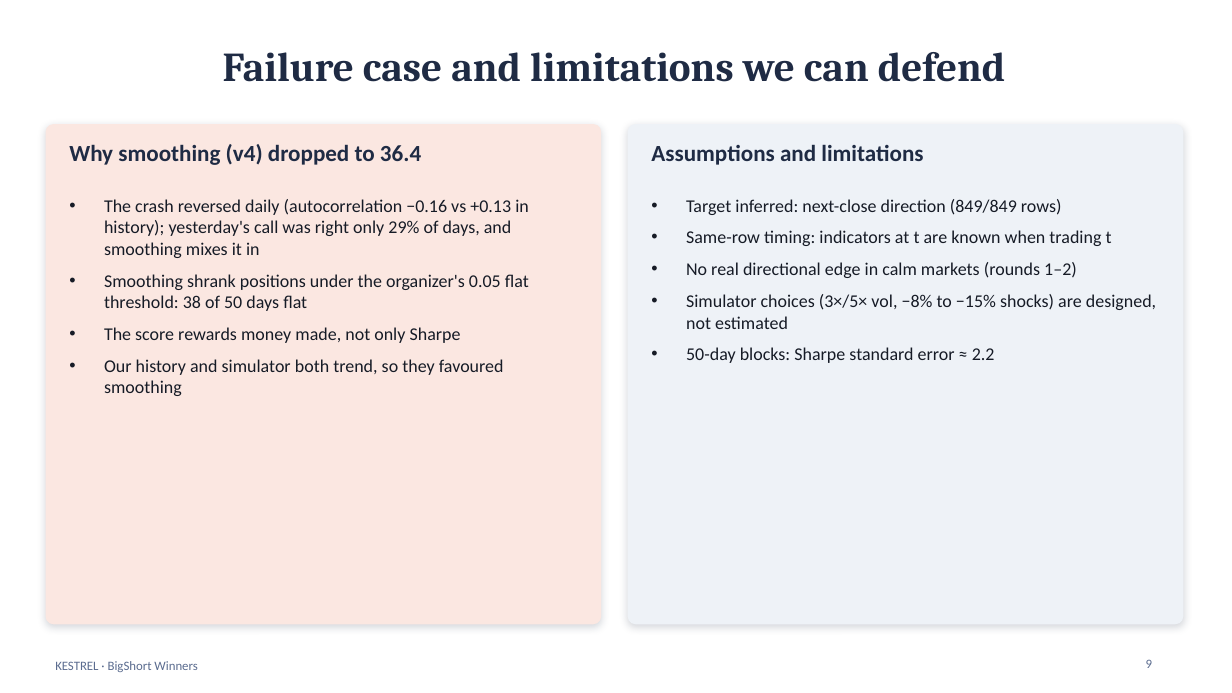
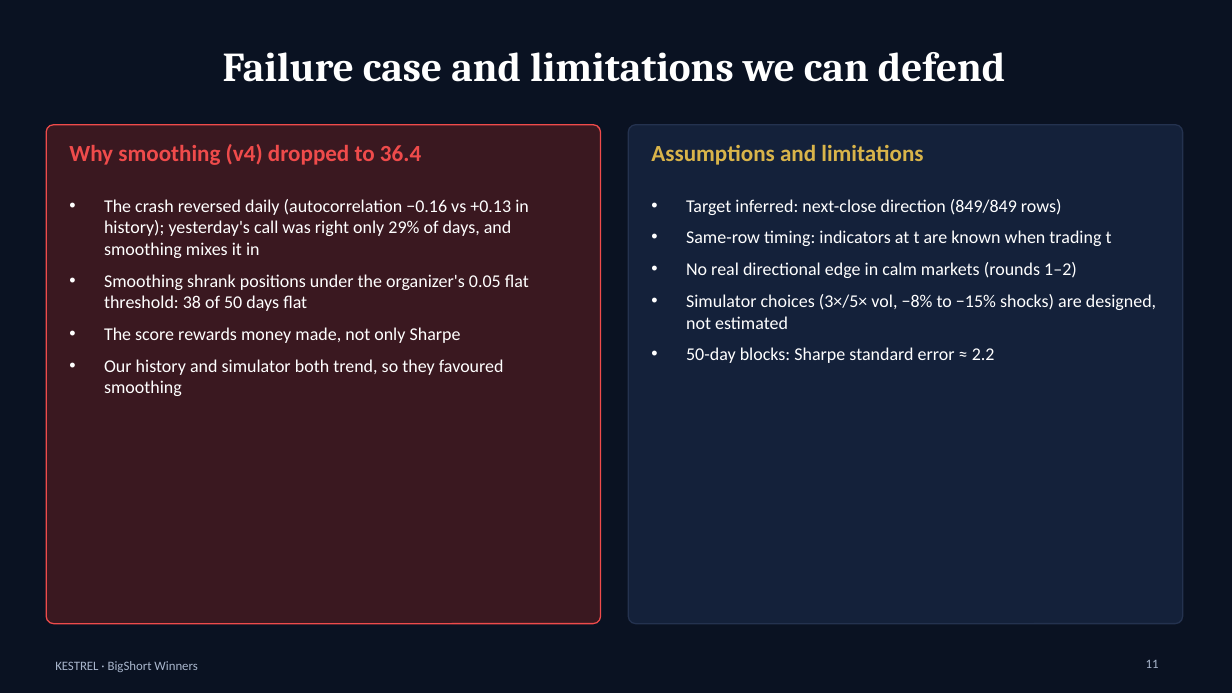
Before and after one commit to DivishaGangwal/BigShort_winners, a slide deck: slide 11 of experiments/divisha/KESTREL_architecture.pptx (slide 9 before the commit). Drawn at 1232x693 pixels with LibreOffice and Linux fonts; fonts in the diff are those of the drawing. Boxes give left, top, right and bottom in pixels: in the first picture for what was removed or moved away, otherwise in the second. Text is boxed around its words. In the diff, an @@ line names an element or a change of style, - is before the commit and + after.

```diff
--- a/experiments/divisha/KESTREL_architecture.pptx
+++ b/experiments/divisha/KESTREL_architecture.pptx
@@ background #FFFFFF to #0A1222 @@
@@ title "Failure case and limitations we ..." at <box>223,52,1006,82</box>: text colour #1F2B44 to #FFFFFF @@
@@ rounded rectangle at <box>46,125,601,624</box>: fill #FBE7E1 to #3A1820; outline #FBE7E1 1 pt to #EF4B4B 1 pt; shadow off @@
@@ text "Why smoothing (v4) dropped to ..." at <box>69,144,421,165</box>: text colour #1F2B44 to #EF4B4B @@
@@ rounded rectangle at <box>628,125,1183,624</box>: fill #EEF2F7 to #14213A; outline #EEF2F7 1 pt to #24324F 1 pt; shadow off @@
@@ text "Assumptions and limitations" at <box>651,145,923,165</box>: text colour #1F2B44 to #D9B44A @@
@@ text "The crash reversed daily (autocorrelation ..." at <box>104,199,529,396</box>: text colour #161B26 to #FFFFFF @@
@@ text "Target inferred: next-close direction (849/849 ..." at <box>686,199,1156,363</box>: text colour #161B26 to #FFFFFF @@
@@ text "KESTREL · BigShort Winners" at <box>55,661,197,672</box>: text colour #5B6C8F to #A9B6CC @@
@@ page number at <box>1146,660,1159,668</box>: text changed; text colour #5B6C8F to #A9B6CC @@
-9
+11
```
Also in this commit, not shown: 10 other slides changed, 3 slides added, 2 other files.
